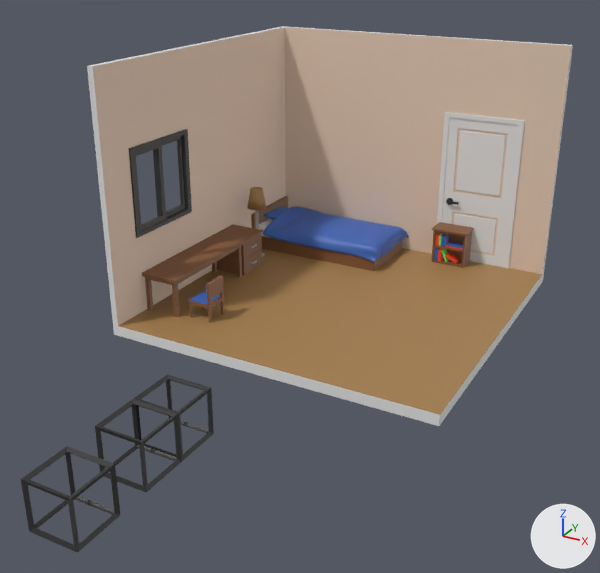
What one commit did to the Blender file Final project/models.blend.
Camera for both pictures: a camera (50 mm lens) standing at (16.5, -34.8, 17.5) and looking at (1.0, -6.6, 3.4). The axes (+X, +Y, +Z) are drawn at lower right. The lights are the same throughout.

Objects in the first picture: 'Bed', 'Cube', 'Desk', 'Door', 'Drawer', 'Lamp', 'Room', 'Shelf small', 'block', 'long block'.
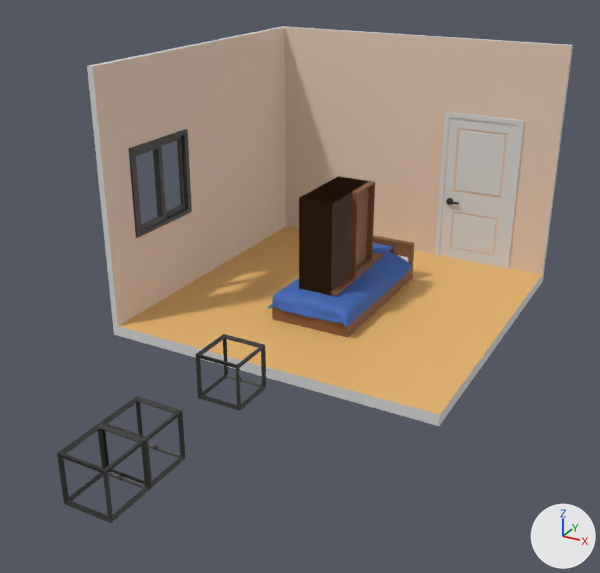
Changed parts and their boxes (x1, y1, x2, y2) in the pictures (600 x 573 px):
'Room', recoloured (brown to orange)
    both: (115, 111, 544, 417)
'Bed', moved, turned
    before: (251, 196, 409, 271)
    after: (268, 235, 414, 337)
'long block', moved
    before: (95, 374, 214, 493)
    after: (57, 396, 185, 523)
'block', moved
    before: (21, 446, 120, 553)
    after: (195, 334, 266, 411)
'Closet2', added
    after: (299, 194, 351, 296)
'Desk', recoloured, reshaped, moved
    before: (142, 235, 244, 318)
    after: (299, 253, 385, 296)
'Closet', added (brown)
    after: (299, 177, 369, 295)
'Drawer', moved
    before: (213, 224, 263, 275)
    after: (356, 258, 372, 273)
'Shelf small', deleted (brown)
    before: (432, 222, 474, 268)
'Closet3', added (brown)
    after: (320, 176, 375, 280)
'Cube', moved (not visible afterwards)
    before: (188, 275, 224, 322)
'Lamp', recoloured, moved (not visible afterwards)
    before: (247, 187, 266, 257)

The change, as a diff of the scene's bpy script:
```diff
--- a/Final project/models.blend.py
+++ b/Final project/models.blend.py
@@ mat_room_floor @@
 mat_room_floor = principled_material('Room floor')
-mat_room_floor.base_color = (0.377, 0.215, 0.0793)  # brown #a58050
+mat_room_floor.base_color = (0.817, 0.477, 0.158)  # orange #e9b86f
@@ me_cube_012 @@
-me_cube_012.from_pydata(...)  # 89 vertices, 93 faces; spans x -1.0..1.0, y -3.0..3.0, z 0.0..2.0
+me_cube_012.from_pydata(...)  # 2347 vertices, 2256 faces; spans x -1.0..1.0, y -3.0..3.0, z 0.0..2.63
+# me_cube_012 part 1: 37 vertices moved from x -1.0..1.0, y -3.0..3.0, z 1.66..2.0 to x -1.0..1.0, y -3.0..3.0, z 1.38..1.72; 24 vertices removed from x -0.86..0.86, y -2.86..2.86, z 1.66..1.83; 2282 vertices added at x -0.98..0.86, y -2.86..2.87, z 1.55..2.63
 me_cube_012.materials.append(mat_brown)
+me_cube_012.materials.append(mat_black)  # black #2f2f2f
+me_cube_012.materials.append(mat_silver)  # grey #a9a9a9
+me_cube_012.materials.append(mat_pink)  # red #f5676d
+me_cube_012.materials.append(mat_room_floor)  # orange #e9b86f
+me_cube_012.materials.append(mat_yellow)  # yellow #c7a614
+me_cube_012.materials.append(mat_blue)  # blue #3e67b8
+me_cube_012.materials.append(mat_green)  # green #79ed5b
+me_cube_012.materials.append(mat_white)  # white #ececec
+me_cube_012.materials.append(mat_red)  # red #ff4527
+me_cube_012.materials.append(mat_coffee)  # black #2a0a05
@@ ob_bed @@
 ob_bed = bpy.data.objects.new('Bed', me_cube_006)
-ob_bed.location = (-4.0, 6.0, 0.0)
-ob_bed.rotation_euler = (0.0, 0.0, 1.571)  # degrees (0, 0, 90)
+ob_bed.location = (0.0, 0.0, 0.0)
@@ ob_block @@
 ob_block = bpy.data.objects.new('block', me_cube_007)
-ob_block.location = (0.0, -19.57, 0.0)
+ob_block.location = (0.0, -10.42, 0.0)
@@ ob_long_block @@
 ob_long_block = bpy.data.objects.new('long block', me_cube_008)
-ob_long_block.location = (0.0, -14.24, 0.0)
+ob_long_block.location = (0.0, -16.02, 0.0)
@@ ob_desk @@
 ob_desk = bpy.data.objects.new('Desk', me_cube_012)
-ob_desk.location = (-7.0, -3.0, 0.0)
+ob_desk.location = (0.0, 0.0, 0.0)
@@ ob_shelf_small @@
-ob_shelf_small = bpy.data.objects.new('Shelf small', me_cube_015)
@@ ob_drawer @@
 ob_drawer = bpy.data.objects.new('Drawer', me_cube_013)
-ob_drawer.location = (-7.0, 1.0, 0.0)
+ob_drawer.location = (0.0, 0.0, 0.0)
@@ ob_lamp @@
 ob_lamp = bpy.data.objects.new('Lamp', me_cylinder)
-ob_lamp.location = (-7.0, 3.0, 0.0)
+ob_lamp.location = (0.0, 0.0, 0.0)
@@ ob_cube @@
 ob_cube = bpy.data.objects.new('Cube', me_cube_017)
-ob_cube.location = (-5.0, -5.0, 0.0)
+ob_cube.location = (0.0, 0.0, 0.0)
@@ ob_closet3 @@
+ob_closet3 = bpy.data.objects.new('Closet3', me_cube_026)  # 624 vertices, 600 faces; spans x -1.0..1.0, y -1.0..1.0, z 0.0..6.0; in mat_brown (brown #845838), mat_white (white #ececec), mat_silver (grey #a9a9a9)
+ob_closet3.location = (0.0, 0.0, 0.0)
@@ ob_closet2 @@
+ob_closet2 = bpy.data.objects.new('Closet2', me_cube_024)  # 554 vertices, 524 faces; spans x -1.0..0.7, y -3.0..1.0, z 0.0..6.0; in mat_brown (brown #845838), mat_silver (grey #a9a9a9), mat_white (white #ececec)
+ob_closet2.location = (0.0, 0.0, 0.0)
@@ ob_closet @@
+ob_closet = bpy.data.objects.new('Closet', me_cube_023)  # 156 vertices, 142 faces; spans x -1.0..0.7, y -3.0..1.0, z 0.0..6.0; in mat_brown (brown #845838)
+ob_closet.location = (0.0, 0.0, 0.0)
```
